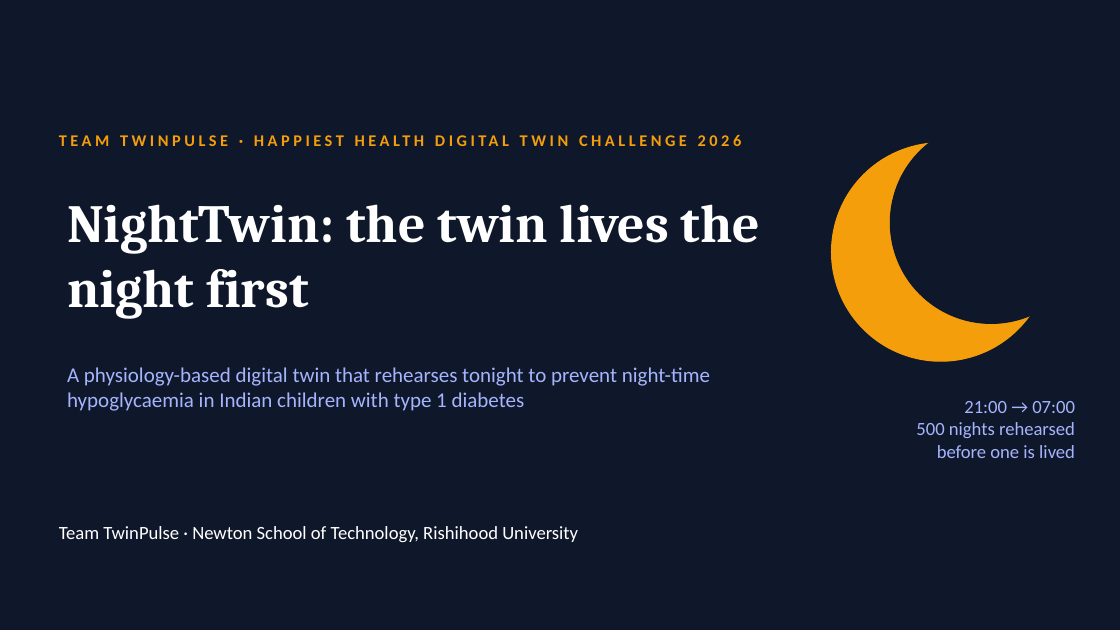
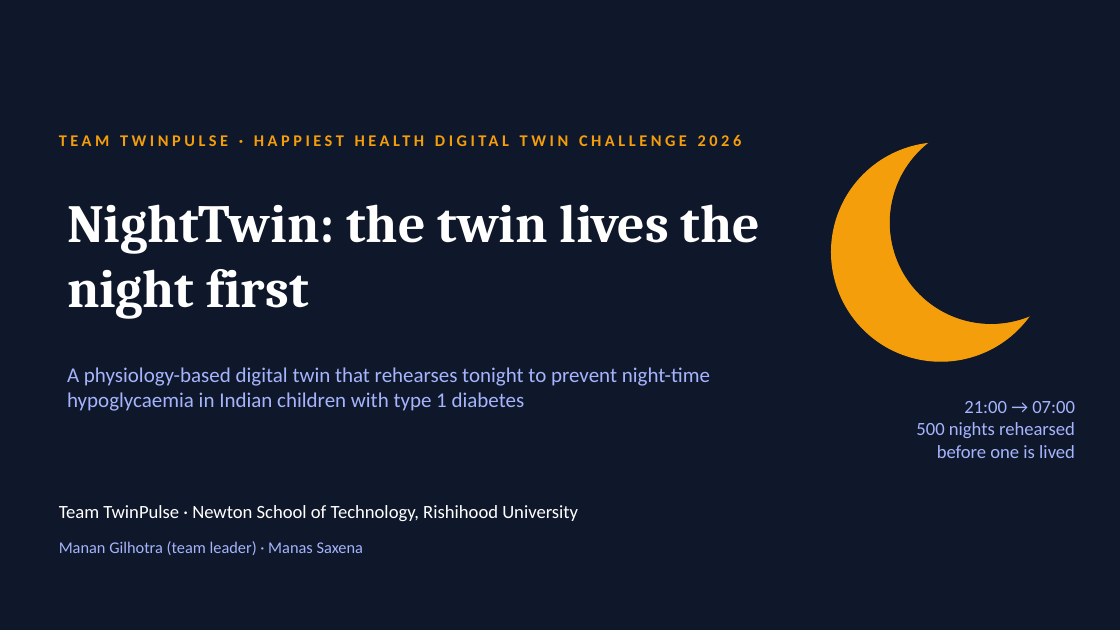
Before and after one commit to MananGilhotra/TwinPulse_NewtonSchoolOfTechnology_RishihoodUniversity, a slide deck: slide 1 of docs/TwinPulse_Presentation.pptx. Drawn at 1120x630 pixels with LibreOffice and Linux fonts; fonts in the diff are those of the drawing. Boxes give left, top, right and bottom in pixels: in the first picture for what was removed or moved away, otherwise in the second. Text is boxed around its words. In the diff, an @@ line names an element or a change of style, - is before the commit and + after.

Commit message:
Add team members: Manan Gilhotra (leader), Manas Saxena

```diff
--- a/docs/TwinPulse_Presentation.pptx
+++ b/docs/TwinPulse_Presentation.pptx
@@ text "Team TwinPulse · Newton School ..." rewrapped from <box>59,526,578,542</box> to <box>192,505,578,521</box> @@
@@ text added at <box>59,541,363,555</box>, 14 pt, text #A5B4FC @@
+Manan Gilhotra (team leader) · Manas Saxena
```
Also in this commit, not shown: 3 other slides changed, 3 other files.
